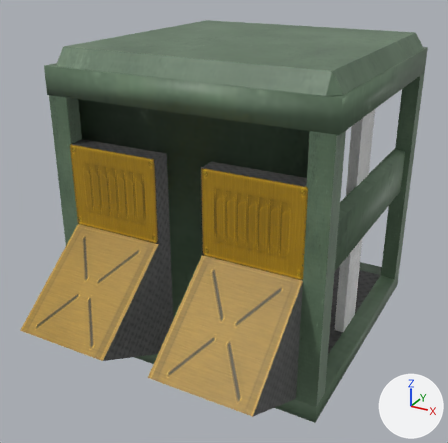
What one commit did to the Blender file Assets/homestead/models/3dprinter.blend.
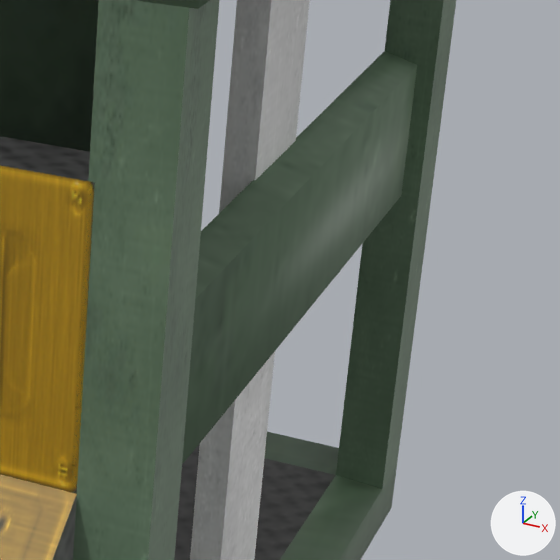
Old and new are each drawn whole from a 50 mm camera at (2.442, -4.961, 3.288) aimed at (-0.008, -0.506, 1.061) and again close up on the part from 62% to 100% of the width and 30% to 68% of the height. Arrows for +X, +Y and +Z are at lower right; the lights stay in place.

Objects in the first close-up: 'printer', 'printer_arm_harness'.
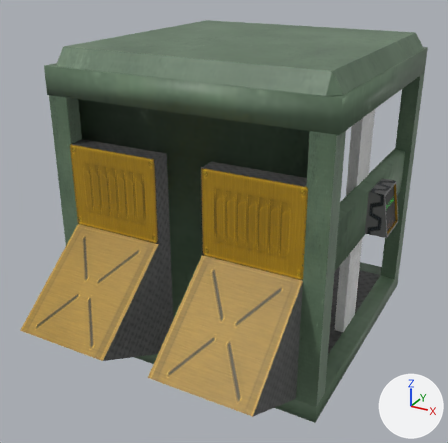
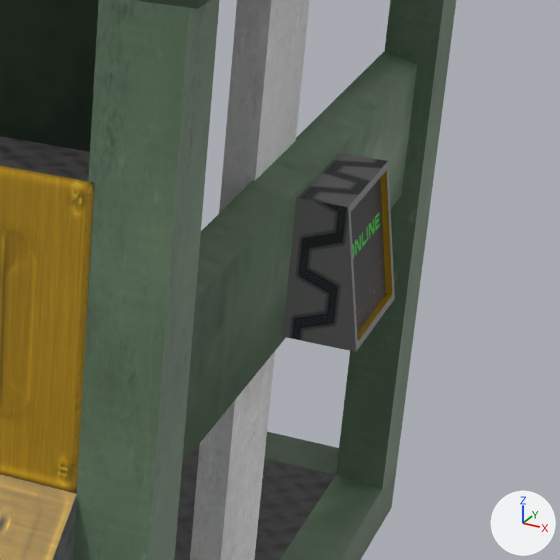
Where the change shows, as pixel boxes [x1, y1, x2, y2] in the close-ups (560 x 560 px):
'online_computer', added (black): after [282, 153, 395, 352]

Patch to the scene script:
```diff
--- a/Assets/homestead/models/3dprinter.blend.py
+++ b/Assets/homestead/models/3dprinter.blend.py
@@ img_metal_diffuse_png @@
+img_metal_diffuse_png = load_image('metal_diffuse.png', 'textures/metal_diffuse.png', 2048, 2048, 'sRGB')
@@ mat_metal_diffuse_png @@
+mat_metal_diffuse_png = principled_material('metal_diffuse.png')
+mat_metal_diffuse_png.texture = img_metal_diffuse_png
@@ me_cube_003 @@
+me_cube_003.from_pydata(...)  # 22 vertices, 15 faces; spans x 1.075..1.355, y -0.134..0.248, z 1.052..1.434
+me_cube_003.materials.append(mat_metal_diffuse_png)  # picture img_metal_diffuse_png
@@ ob_online_computer @@
+ob_online_computer = bpy.data.objects.new('online_computer', me_cube_003)
+ob_online_computer.location = (0.0, 0.0, 0.0)
```
